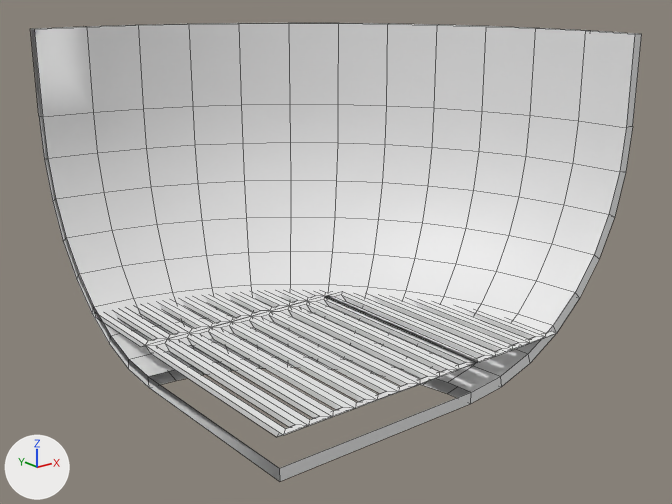
The FBX model Assets/Assets/DinandSpul/FBX's/BasicKit/MainBaseCorner.fbx: old version first, new version second.
Camera for both pictures: a 50 mm camera at (0.58, -8.93, 4.16) aimed at (5.95, -2.22, 1.47). Arrows for +X, +Y and +Z are at lower left; the lights stay in place. The older version comes first. Mesh edges are drawn as thin lines. Where no turn or scale is listed for an object, it has been applied to the vertices. Vertices at exactly the same position are counted once.

Names of what the first picture shows: 'MainBaseCorner'.
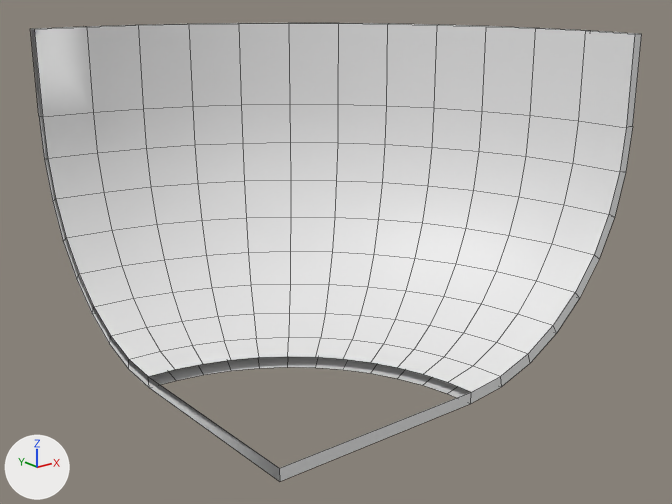
Pixel boxes (x1, y1, x2, y2) of what changed, in the pictures (672 x 504 px):
part 1 of me_cylinder_008, deleted
    before: (146, 293, 557, 437)
part 2 of me_cylinder_008, deleted
    before: (99, 292, 334, 347)

The edits, one by one:
me_cylinder_008 is used by ob_mainbasecorner; location (4.0, -4.0, 0.0).
me_cylinder_008 had 583 vertices, 547 faces and spanned x 0.0..4.0, y -0.06..4.0, z 0.54..3.54.
me_cylinder_008 now has 262 vertices, 248 faces and spans x 0.0..4.0, y 0.0..4.0, z 0.54..3.54.
me_cylinder_008 part 1: the loose piece of 184 vertices spanning x 0.0..3.05, y -0.06..2.02, z 0.89..0.94 is deleted.
me_cylinder_008 part 2: the loose piece of 136 vertices spanning x 0.0..2.28, y 2.02..3.05, z 0.89..0.94 is deleted.
Other edits to the shape of me_cylinder_008 do not show in these pictures.
